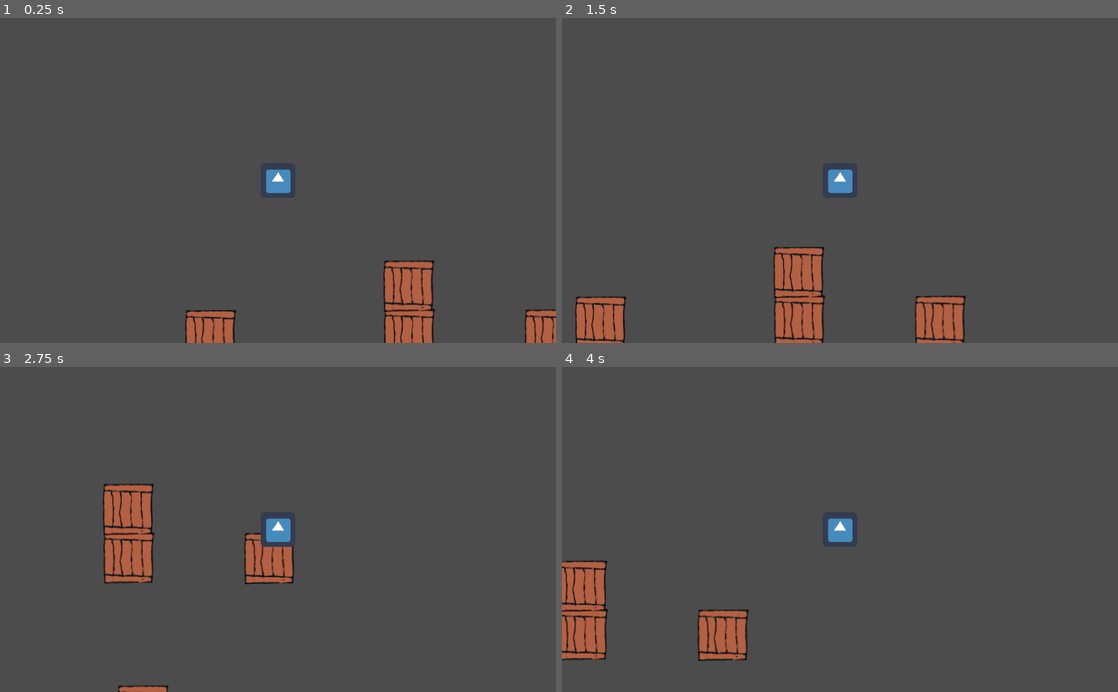
Above: before the commit, frames 1-4 (two rows, left to right).
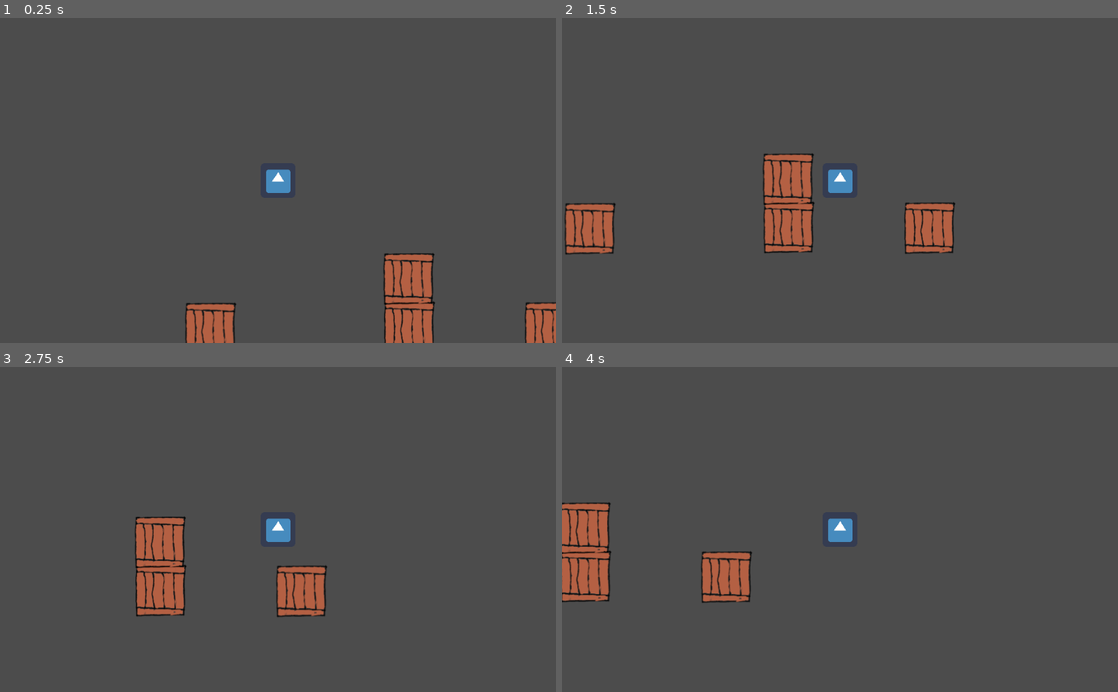
Above: after the commit, the same moments.

Repository: lennovative/ggj21
Game: Godot game, scene res://Scenes/Level.tscn
The game is run twice, just before and just after one commit, with the same random seed, the same clock (stepped at 60 frames per second) and the same inputs. The engine's default icon, where the game draws it, is replaced by a stand-in: a white triangle on a blue panel in a dark square.
Inputs:
- Up to frame 1 (0.25 s): no input
- Up to frame 2 (1.5 s): hold Space (jump_button) 0.53-1.28 s; hold D (right_button) from 0.53 s (still down); tap Space (jump_button) at 1.35 s
- Up to frame 3 (2.75 s): tap Space (jump_button) at 1.52, 1.82 s; release D (right_button) at 2.03 s; hold A (left_button) from 2.03 s (still down); hold Space (jump_button) from 2.03 s (still down)
- Up to frame 4 (4 s): release A (left_button) at 2.78 s; release Space (jump_button) at 2.78 s; hold D (right_button) from 2.78 s (still down); tap Space (jump_button) at 2.85, 3.02, 3.32 s; hold Space (jump_button) from 3.53 s (still down)

The runs differ from the first frame. In frame 1, 1.6% of the frame differs, in the area x 33-100%, y 72-100%; in frame 2, 10%, in the area x 0-73%, y 41-100%; in frame 3, 6.8%; in frame 4, 6.2%.

Commit message:
better movement

Diff:
--- a/Scenes/Level.tscn
+++ b/Scenes/Level.tscn
@@ -1,7 +1,8 @@
-[gd_scene load_steps=4 format=2]
+[gd_scene load_steps=5 format=2]
 
 [ext_resource path="res://Scenes/Plattform.tscn" type="PackedScene" id=1]
 [ext_resource path="res://Scenes/Player.tscn" type="PackedScene" id=2]
+[ext_resource path="res://Scenes/Wall.tscn" type="PackedScene" id=3]
 
 [sub_resource type="RectangleShape2D" id=1]
 extents = Vector2( 537.77, 10 )
@@ -39,7 +40,7 @@
 position = Vector2( 206.669, 907.183 )
 
 [node name="Plattform6" parent="." instance=ExtResource( 1 )]
-position = Vector2( 675.047, 912.729 )
+position = Vector2( 713.211, 910.484 )
 
 [node name="Plattform7" parent="." instance=ExtResource( 1 )]
 position = Vector2( 581.925, 913.784 )
@@ -52,3 +53,15 @@
 
 [node name="Plattform10" parent="." instance=ExtResource( 1 )]
 position = Vector2( -216.607, 912.4 )
+
+[node name="Plattform11" parent="." instance=ExtResource( 1 )]
+position = Vector2( -192.541, 732.735 )
+
+[node name="Wall" parent="." instance=ExtResource( 3 )]
+position = Vector2( -285.318, 656.808 )
+
+[node name="Wall2" parent="." instance=ExtResource( 3 )]
+position = Vector2( 1054.9, 299.865 )
+
+[node name="Wall3" parent="." instance=ExtResource( 3 )]
+position = Vector2( 790, 908.239 )
--- a/Scenes/Player.tscn
+++ b/Scenes/Player.tscn
@@ -1,10 +1,13 @@
-[gd_scene load_steps=4 format=2]
+[gd_scene load_steps=5 format=2]
 
 [ext_resource path="res://Assets/icon.png" type="Texture" id=1]
 [ext_resource path="res://Scripts/Player.gd" type="Script" id=2]
 
 [sub_resource type="RectangleShape2D" id=1]
 extents = Vector2( 28.5, 29.0236 )
+
+[sub_resource type="RectangleShape2D" id=2]
+extents = Vector2( 44, 34.5 )
 
 [node name="Player" type="KinematicBody2D"]
 script = ExtResource( 2 )
@@ -17,3 +20,8 @@
 
 [node name="Camera2D" type="Camera2D" parent="."]
 current = true
+
+[node name="Range" type="Area2D" parent="."]
+
+[node name="CollisionShape2D" type="CollisionShape2D" parent="Range"]
+shape = SubResource( 2 )
--- /dev/null
+++ b/Scenes/Wall.tscn
@@ -0,0 +1,9 @@
+[gd_scene load_steps=2 format=2]
+
+[sub_resource type="RectangleShape2D" id=1]
+extents = Vector2( 7.05612, 309.736 )
+
+[node name="Wall" type="StaticBody2D"]
+
+[node name="CollisionShape2D" type="CollisionShape2D" parent="."]
+shape = SubResource( 1 )
--- a/Scripts/Player.gd
+++ b/Scripts/Player.gd
@@ -5,10 +5,10 @@
 # var a = 2
 # var b = "text"
 var vel = Vector2()
-var gravity = 800
+var gravity = 1200
 var walkspeed = 400
-var jumpSpeed = 700
-var acc = 1200
+var jumpSpeed = 600
+var acc = 1700
 
 
 # Called when the node enters the scene tree for the first time.
@@ -27,13 +27,10 @@
 func _physics_process(delta):
 	var target_speed = get_input() * walkspeed
 	vel.x = move_toward(vel.x, target_speed, delta * acc)# * abs(vel.x - target_speed) / walkspeed)
-	if Input.is_action_pressed("jump_button") and is_on_floor():
-		vel.y -= jumpSpeed
-	if Input.is_action_pressed("down_button"):
-		if is_on_floor():
+	if is_on_floor():
+		if Input.is_action_pressed("jump_button"):
+			vel.y -= jumpSpeed
+		if Input.is_action_pressed("down_button"):
 			self.position.y += 10
-		else:
-			vel.y += jumpSpeed / 4
-
 	vel.y += gravity * delta
 	vel = move_and_slide(vel, Vector2(0, -1))
